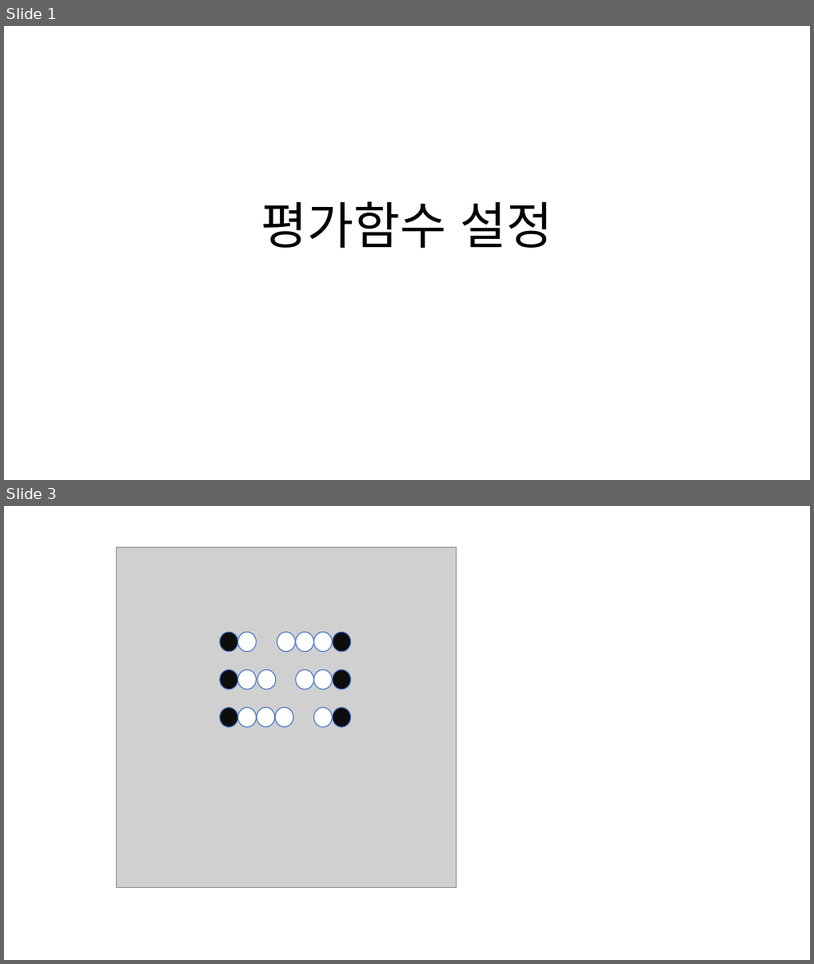
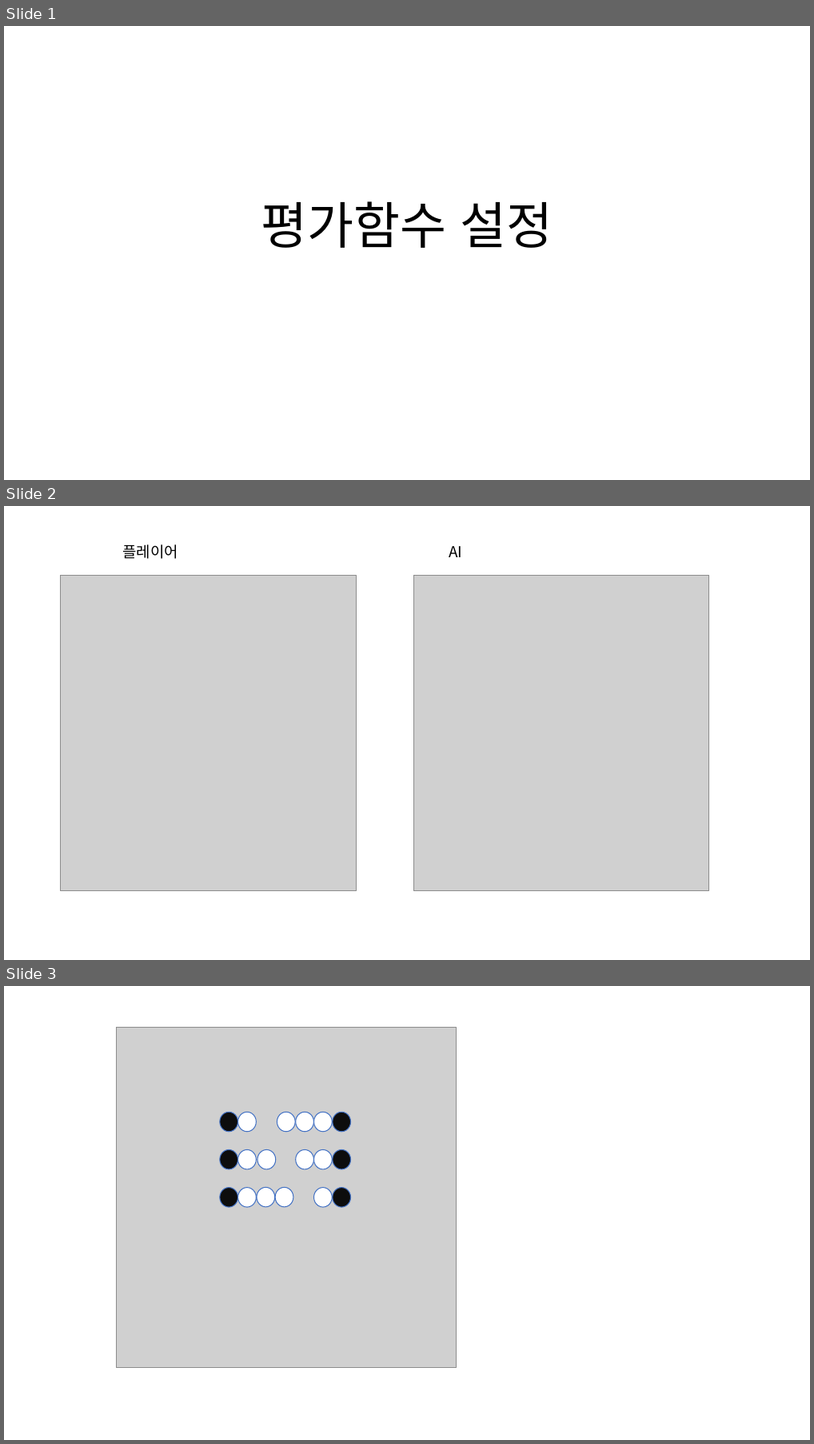
Before and after one commit to ChanJun-Park/AI_Gomoku_Homework, a slide deck: 평가함수 설정.pptx. Shown one above the other, each under a label of ours: slides 1 and 3 before the commit, slides 1, 2 and 3 after it; the slides between them are not shown. The pictures are 814x964 and 814x1444 pixels, drawn with LibreOffice and Linux fonts; fonts in the diff are those of the drawing; grey boxes stand for pictures. Boxes give left, top, right and bottom in pixels: in the first picture for what was removed or moved away, otherwise in the second. Text is boxed around its words. In the diff, an @@ line names an element or a change of style, - is before the commit and + after.

```diff
--- a/평가함수 설정.pptx
+++ b/평가함수 설정.pptx
@@ slide 2 added at box(4, 506, 810, 960), background #FFFFFF @@
@@ text added at box(122, 544, 178, 559), 18 pt, text #000000 @@
+플레이어
@@ text added at box(449, 546, 462, 557), 18 pt, text #000000 @@
+AI
@@ picture added at box(61, 575, 356, 891) @@
@@ picture added at box(414, 575, 709, 891) @@
```
Also in this commit, not shown: 1 slide removed, 8 other files.
